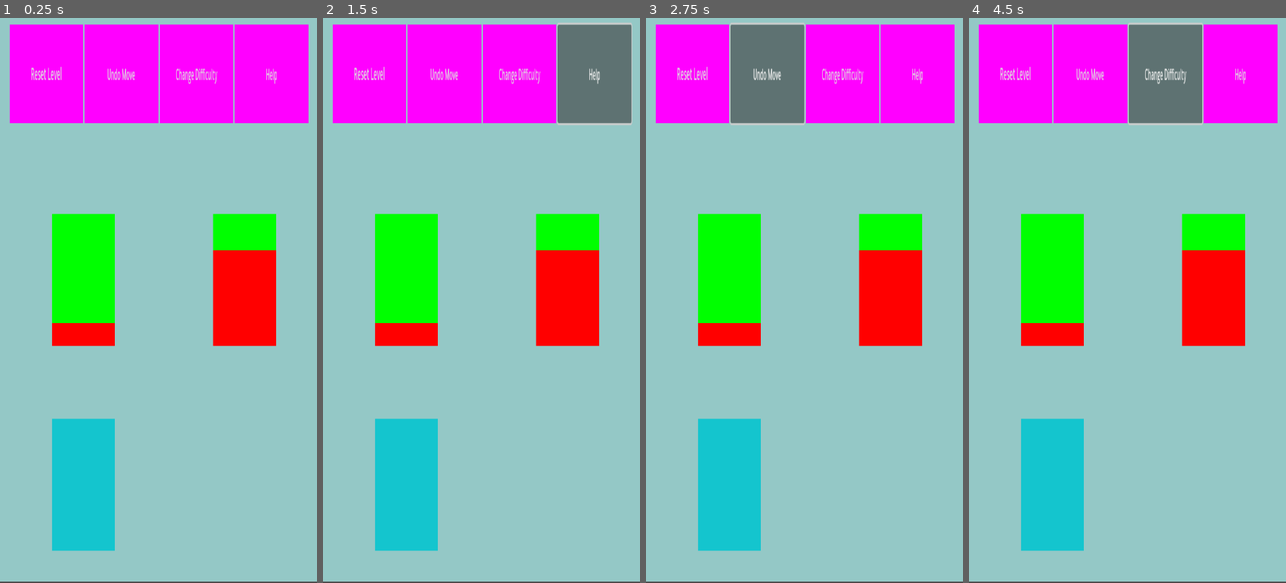
Above: before the commit, frames 1-4 (left to right).
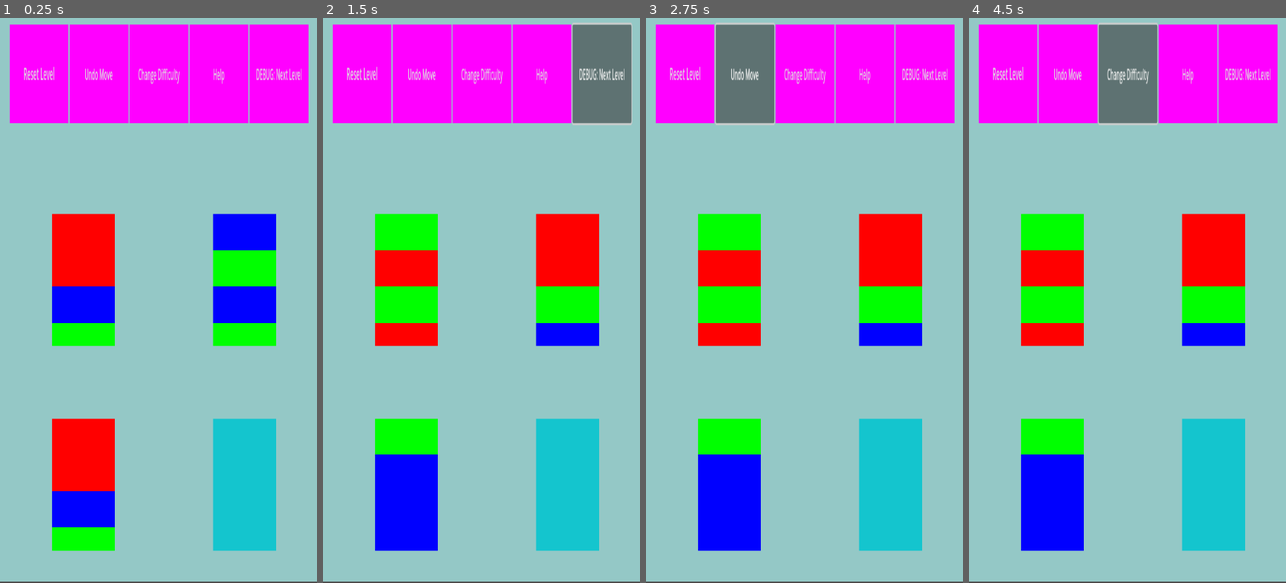
Above: after the commit, the same moments.

Repository: cs340-24/color_sort
Game: Godot game, scene res://main.tscn
Two runs of this game, one before a commit and one after it. Both use one fixed random seed, a clock stepped at 60 frames per second and the inputs below.
Inputs (mouse positions are in pixels of both pictures, inside the frame that each line leads up to):
- Up to frame 1 (0.25 s): no input
- Up to frame 2 (1.5 s): click (601, 74) at 0.5 s, where only the run after the commit has a clickable "DEBUG: Next Level"; click (601, 74) at 1.25 s, where only the run after the commit has a clickable "DEBUG: Next Level"
- Up to frame 3 (2.75 s): click "Undo Move" at 2 s
- Up to frame 4 (4.5 s): click "Change Difficulty" at 2.75 s; click "Undo Move" at 3.5 s; click "Change Difficulty" at 4.25 s

The runs differ from the first frame. In frame 1, 20% of the frame differs, in the area x 7-96%, y 1-95%; in frame 2, 16%; in frame 3, 18%; in frame 4, 19%.

Commit message:
rewrote playGame.gd to include the ability to read in multiple levels at a time

Diff:
--- a/color_sort_godot/main.tscn
+++ b/color_sort_godot/main.tscn
@@ -28,6 +28,12 @@
 texture = SubResource("CanvasTexture_vw8j4")
 modulate_color = Color(1, 0, 1, 1)
 
+[sub_resource type="CanvasTexture" id="CanvasTexture_5yvo1"]
+
+[sub_resource type="StyleBoxTexture" id="StyleBoxTexture_353ud"]
+texture = SubResource("CanvasTexture_5yvo1")
+modulate_color = Color(1, 0, 1, 1)
+
 [node name="main" type="Node2D"]
 
 [node name="Game" parent="." instance=ExtResource("2")]
@@ -40,7 +46,6 @@
 
 [node name="CollisionShape2D" parent="Game/background" index="1"]
 position = Vector2(503.826, 303)
-scale = Vector2(1, 1)
 
 [node name="bottleCont" type="GridContainer" parent="Game"]
 clip_contents = true
@@ -100,4 +105,14 @@
 text = "Help"
 metadata/_edit_group_ = true
 
+[node name="nextLevel" type="Button" parent="Game/HBoxContainer"]
+layout_mode = 2
+size_flags_horizontal = 3
+theme = ExtResource("3_mom3o")
+theme_override_colors/icon_normal_color = Color(1, 0, 1, 1)
+theme_override_styles/normal = SubResource("StyleBoxTexture_353ud")
+text = "DEBUG: Next Level"
+
+[connection signal="pressed" from="Game/HBoxContainer/nextLevel" to="Game" method="_on_next_level_pressed"]
+
 [editable path="Game"]
--- a/color_sort_godot/newGame.gd
+++ b/color_sort_godot/newGame.gd
@@ -1,5 +1,5 @@
 extends Node2D
-
+# DEPRECATED FILE -- NO LOGNER IN USE. USER PLAYGAME.GD INSTEAD
 
 # Declare member variables here. Examples:
 # var a = 2
@@ -15,9 +15,10 @@
 var blockYPos = 300
 # Called when the node enters the scene tree for the first time.
 func _ready():
-	read_level()
+	read_levels()
+	generate_level(1)
 
-func read_level():
+func read_levels():
 	var levelFile = File.new()
 	levelFile.open('res://2_1.txt', File.READ)
 	if !levelFile.is_open():
@@ -28,6 +29,8 @@
 		levelContent[str(i)] = line
 		i += 1
 	levelFile.close()
+
+func generate_level(levelFile):
 	## TO CHANGE
 	numBottles = levelContent["1"]
 	numSpots = levelContent["2"]
--- a/color_sort_godot/playGame.gd
+++ b/color_sort_godot/playGame.gd
@@ -5,6 +5,7 @@
 # var a = 2
 # var b = "text"
 var levelContent = {}
+var currLevel = {}
 var numColors
 var numSpots
 var numBottles
@@ -13,12 +14,14 @@
 var botXPos = 200
 var blockXPos = 125
 var blockYPos = 300
+var levelNum = 1
 # Called when the node enters the scene tree for the first time.
 func _ready():
 	read_level()
+	generate_level(levelContent, levelNum)
 
 func read_level():
-	var levelFile = FileAccess.open('res://2_1.txt', FileAccess.READ)
+	var levelFile = FileAccess.open('res://3colors.txt', FileAccess.READ)
 	if !levelFile.is_open():
 		print("ERROR: FILE NOT OPEN")
 	var i = 1
@@ -28,12 +31,15 @@
 		i += 1
 	levelFile.close()
 	## TO CHANGE
-	numBottles = levelContent["1"]
-	numSpots = levelContent["2"]
+
+func generate_level(levelContent, levelNum):
+	currLevel = levelContent[str(levelNum)].split(" ", false, 30)
+	numBottles = currLevel[0]
+	numSpots = currLevel[1]
 	print(numBottles)
-	i = 0
+	var i = 0
 	var oldY = blockYPos
-	var counter = 3
+	var counter = 2
 	for j in int(numBottles):
 		var newBottle = bottle.instantiate()
 		$bottleCont.add_child(newBottle)
@@ -43,7 +49,7 @@
 		blockYPos = oldY
 		for k in int(numSpots):
 			print("Spawned Block")
-			if levelContent[str(counter)] == '1':
+			if currLevel[counter] == '1':
 				var newBlock = block.instantiate()
 				newBlock.set_name("redBlock")
 				newBlock.color = Color(1,0,0, 1)
@@ -51,14 +57,14 @@
 				# newBlock.rect_position.y = blockYPos
 				newBottle.get_node("VBoxContainer").add_child(newBlock)
 
-			if levelContent[str(counter)] == '2':
+			if currLevel[counter] == '2':
 				var newBlock = block.instantiate()
 				newBlock.set_name("greenBlock")
 				newBlock.color = Color(0,1,0, 1)
 				# newBlock.rect_position.x = blockXPos
 				# newBlock.rect_position.y = blockYPos
 				newBottle.get_node("VBoxContainer").add_child(newBlock)
-			if levelContent[str(counter)] == '3':
+			if currLevel[counter] == '3':
 				var newBlock = block.instantiate()
 				newBlock.set_name("blueBlock")
 				newBlock.color = Color(0,0,1, 1)
@@ -66,7 +72,7 @@
 				# newBlock.rect_position.y = blockYPos
 				newBottle.get_node("VBoxContainer").add_child(newBlock)
 
-			if levelContent[str(counter)] == '4':
+			if currLevel[counter] == '4':
 				var newBlock = block.instantiate()
 				newBlock.set_name("purpleBlock")
 				newBlock.color = Color(1,0,1,0)
@@ -75,7 +81,7 @@
 				# newBlock.rect_position.y = blockYPos
 				newBottle.get_node("VBoxContainer").add_child(newBlock)
 
-			if levelContent[str(counter)] == '0':
+			if currLevel[counter] == '0':
 				var newBlock = block.instantiate()
 				newBlock.set_name("nullBlock")
 				newBlock.color = Color(0,0,0,0)
@@ -95,3 +101,12 @@
 # Called every frame. 'delta' is the elapsed time since the previous frame.
 #func _process(delta):
 #	pass
+
+# Debug button added in order to test level switching
+func _on_next_level_pressed():
+	for n in $bottleCont.get_children():
+		$bottleCont.remove_child(n)
+		n.queue_free()
+	currLevel = {}
+	levelNum += 1
+	generate_level(levelContent,levelNum)
Not shown, added: color_sort_godot/3colors.txt
Not shown: 1 places in color_sort_godot/main.tscn that only renumber resources
